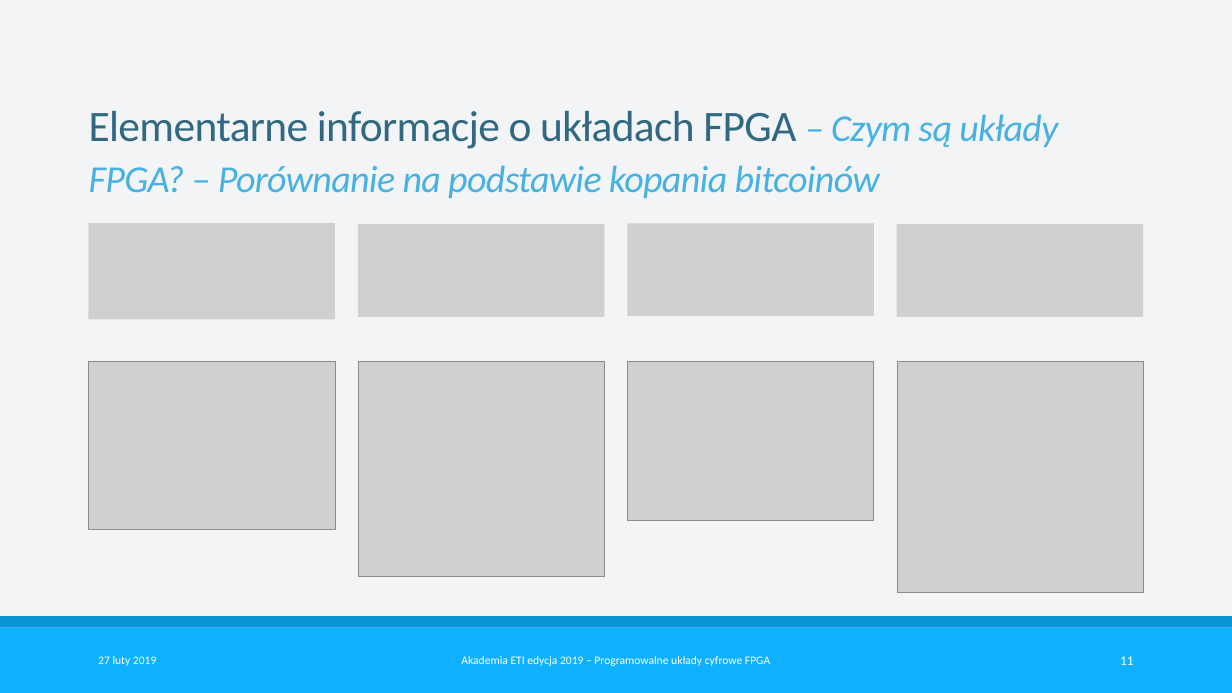
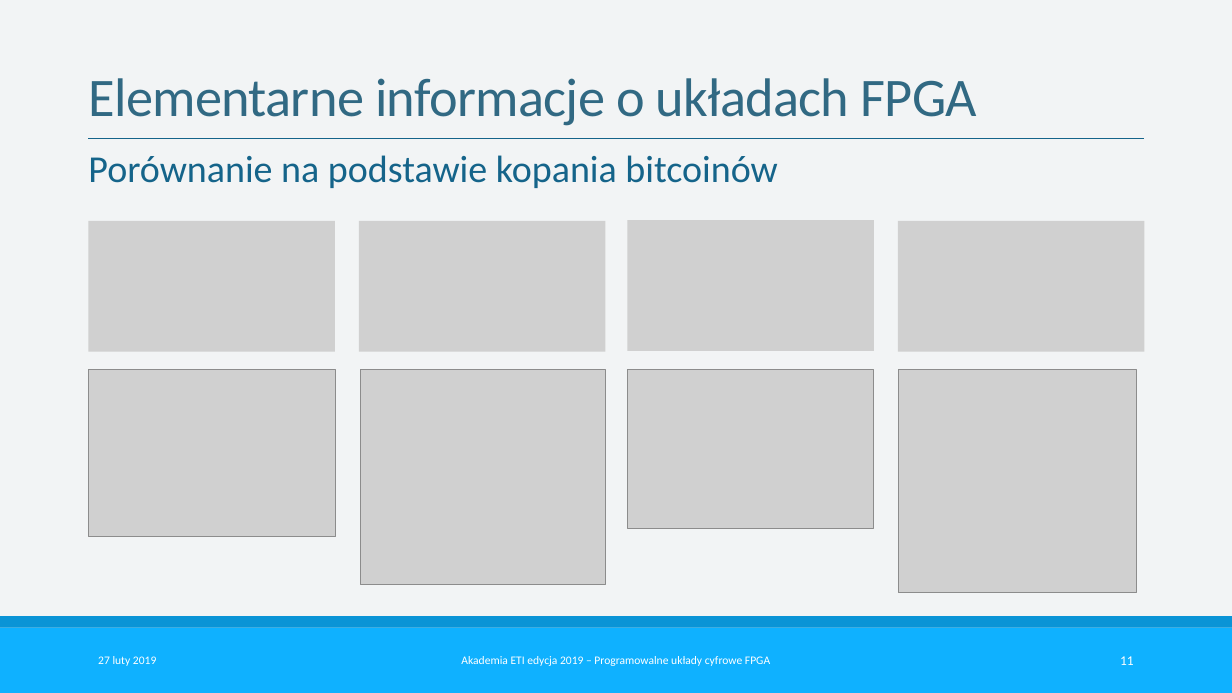
Before and after one commit to SKNCHIP/AkademiaETI_2019, a slide deck: slide 11 of Prezentacja/Prezentacja.pptx. Drawn at 1232x693 pixels with LibreOffice and Linux fonts; fonts in the diff are those of the drawing; grey boxes stand for pictures. Boxes give left, top, right and bottom in pixels: in the first picture for what was removed or moved away, otherwise in the second. Text is boxed around its words. In the diff, an @@ line names an element or a change of style, - is before the commit and + after.

```diff
--- a/Prezentacja/Prezentacja.pptx
+++ b/Prezentacja/Prezentacja.pptx
@@ title at [88,78,977,126]: text changed; size 28 to 40 pt; text colour #48B1E3 to #316983; italic off @@
-Elementarne informacje o układach FPGA – Czym są układy FPGA? – Porównanie na podstawie kopania bitcoinów
+Elementarne informacje o układach FPGA
@@ line added from (88, 139) to (1143, 139), #15648A 1 pt @@
@@ text added at [88,155,777,188], 28 pt, text #15648A @@
+Porównanie na podstawie kopania bitcoinów
@@ picture: place and size @@
-picture at [88,223,334,319]
+picture at [88,221,334,352]
@@ picture: place and size @@
-picture at [358,224,604,317]
+picture at [359,221,605,352]
@@ picture: place and size @@
-picture at [627,223,873,316]
+picture at [628,220,874,351]
@@ picture: place and size @@
-picture at [897,224,1143,317]
+picture at [898,221,1144,352]
@@ 3 pictures: place and size @@
-3 pictures at [88,362,874,577]
+3 pictures at [88,370,874,585]
@@ picture: place and size @@
-picture at [897,362,1143,593]
+picture at [898,370,1136,593]
```
Also in this commit, not shown: 12 other slides changed, 1 slide added, 1 slide removed, 1 other file.
